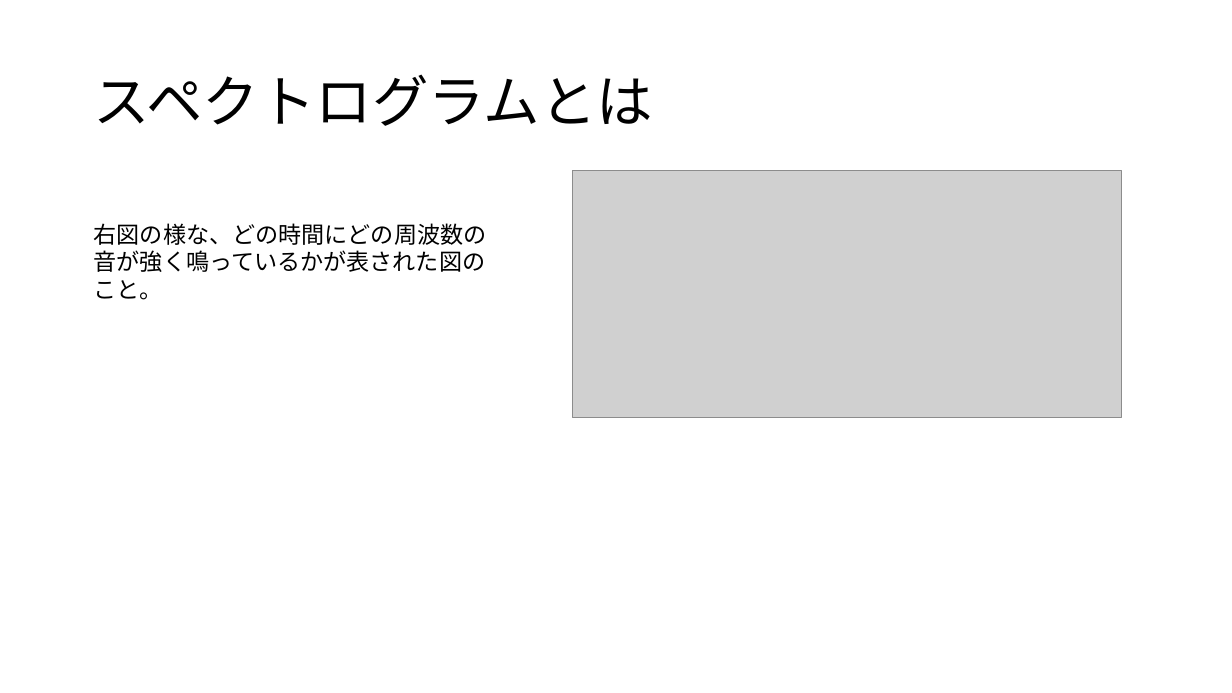
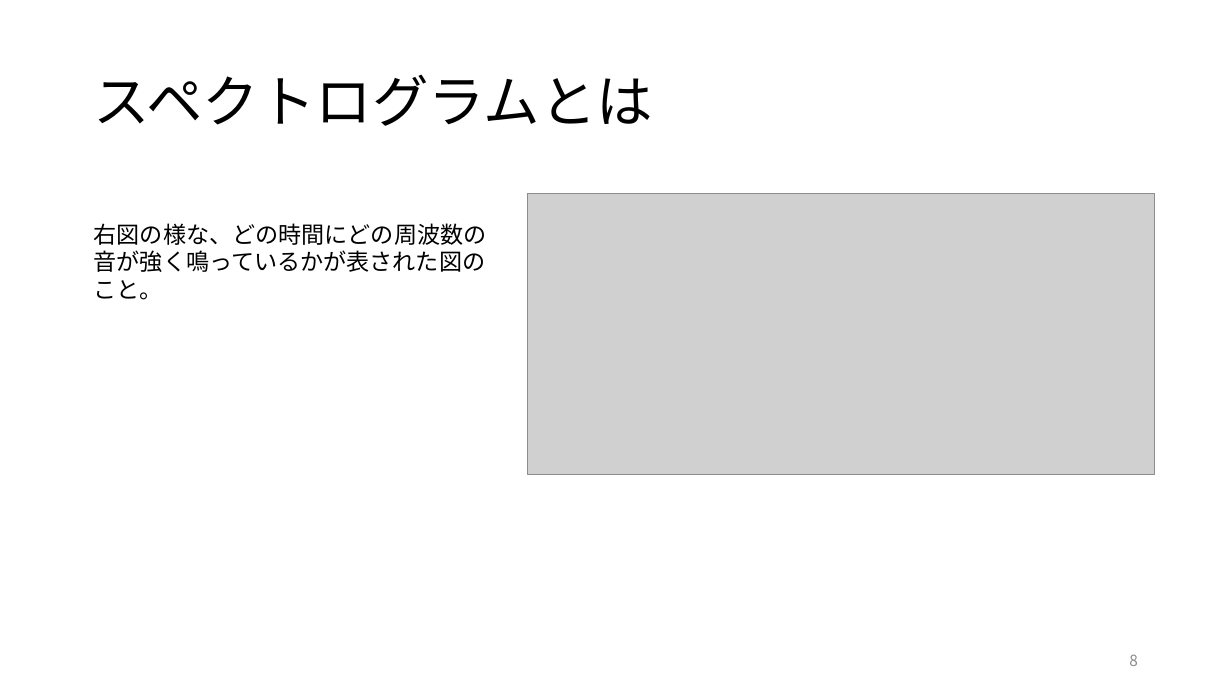
Before and after one commit to kait-takanolab/1821144-yoshii-thesis, a slide deck: slide 8 of 1821144_yoshii_sotsuken_0725.pptx (slide 4 before the commit). Drawn at 1232x693 pixels with LibreOffice and Linux fonts; fonts in the diff are those of the drawing; grey boxes stand for pictures. Boxes give left, top, right and bottom in pixels: in the first picture for what was removed or moved away, otherwise in the second. Text is boxed around its words. In the diff, an @@ line names an element or a change of style, - is before the commit and + after.

```diff
--- a/1821144_yoshii_sotsuken_0725.pptx
+++ b/1821144_yoshii_sotsuken_0725.pptx
@@ picture: place and size @@
-picture at (572,171,1121,418)
+picture at (528,193,1155,475)
@@ page number added at (1129,654,1138,666), 12 pt, text #8C8C8C @@
+8
```
Also in this commit, not shown: 5 other slides changed, 3 slides added, 2 slides removed.
